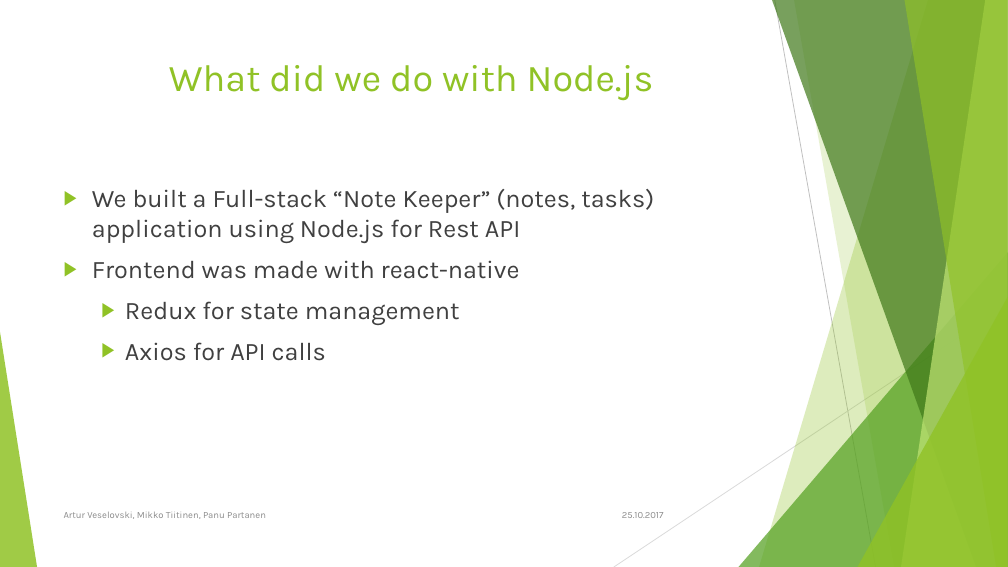
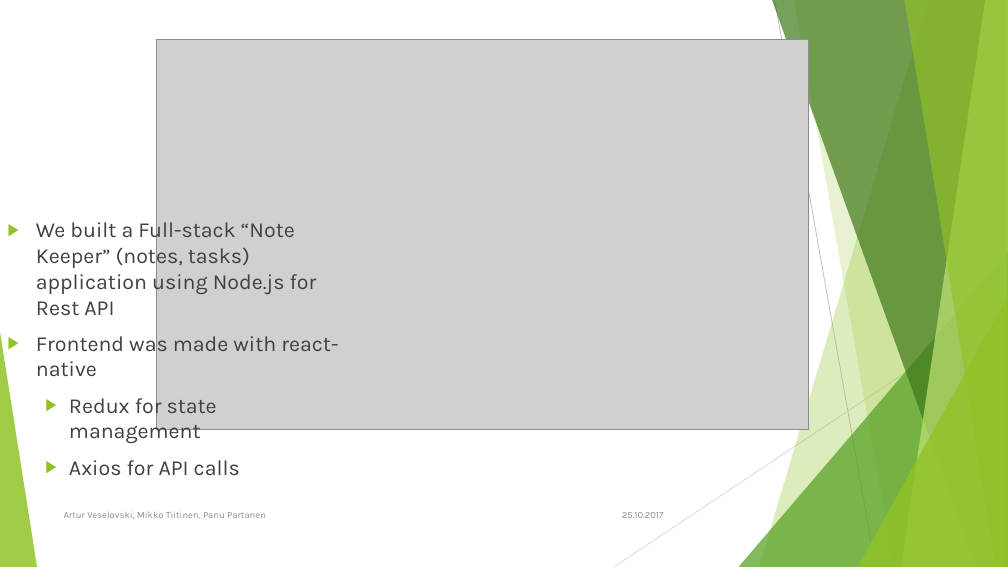
Before and after one commit to Hea7hcliff/note-keeper, a slide deck: slide 9 of Node_js_presentation.pptx (slide 10 before the commit). Drawn at 1008x567 pixels with LibreOffice and Linux fonts; fonts in the diff are those of the drawing; grey boxes stand for pictures. Boxes give left, top, right and bottom in pixels: in the first picture for what was removed or moved away, otherwise in the second. Text is boxed around its words. In the diff, an @@ line names an element or a change of style, - is before the commit and + after.

Commit message:
Modified presentation

```diff
--- a/Node_js_presentation.pptx
+++ b/Node_js_presentation.pptx
@@ picture added at (156,39,808,429) @@
@@ title removed at (169,65,654,101) @@
-What did we do with Node.js
@@ text "We built a Full-stack “Note ...": place and size @@
-text "We built a Full-stack “Note ..." at (92,189,654,361)
+text "We built a Full-stack “Note ..." at (36,218,338,476)
@@ text "We built a Full-stack “Note ..." at (36,218,338,476): size 24 to 20.4 pt @@
```
Also in this commit, not shown: 1 slide removed.
